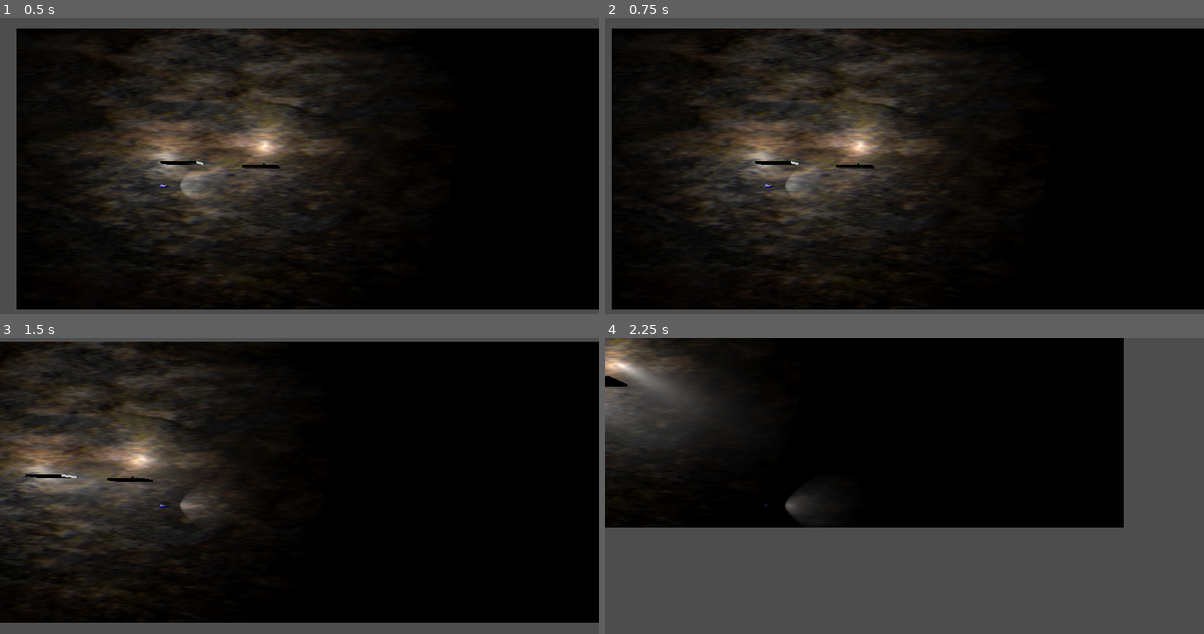
Above: before the commit, frames 1-4 (two rows, left to right).
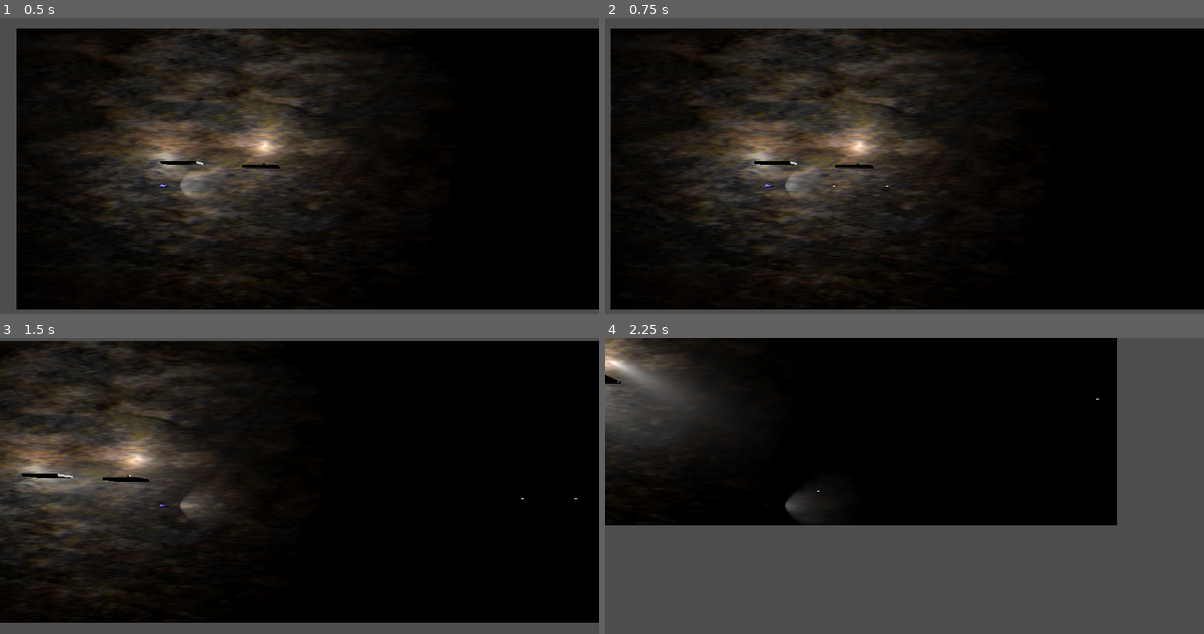
Above: after the commit, the same moments.

Repository: niclasflach/nemesis3d
Game: Godot game, scene res://Scenes/Main.tscn
Two runs of this game, one before a commit and one after it. Both use one fixed random seed, a clock stepped at 60 frames per second and the inputs below.
Inputs:
- Up to frame 1 (0.5 s): no input
- Up to frame 2 (0.75 s): tap Enter (shoot) at 0.5, 0.6 s; hold Right (ui_right) from 0.53 s (still down)
- Up to frame 3 (1.5 s): release Right (ui_right) at 1.28 s; hold Down (ui_down) from 1.28 s (still down); tap Enter (shoot) at 1.35 s
- Up to frame 4 (2.25 s): release Down (ui_down) at 2.03 s; hold Right (ui_right) from 2.03 s (still down); tap Enter (shoot) at 2.1 s

Frame 1 is identical in both runs. In frame 2, 0.2% of the frame differs, in the area x 0-48%, y 3-99%; in frame 3, 0.9%; in frame 4, 1.8%, in the area x 0-87%, y 0-65%.
Error before the commit: Attempt to call function 'instantiate' in base 'null instance' on a null instance. (res://Scripts/player.gd:47)

Commit message:
New version of godot

Diff:
--- a/Scripts/Pipe_spawener.gd
+++ b/Scripts/Pipe_spawener.gd
@@ -8,7 +8,7 @@
 
 @onready var spawn_timer = $Timer
 
-
+var instance
 
 
 # Called when the node enters the scene tree for the first time.
@@ -26,6 +26,15 @@
 
 func _on_timer_timeout():
 	print("spawning an enemy")
+	instance = enemy_to_spawn.instantiate()
+	instance.position = position
+	print("shooting")
+	print(instance.position)
+	get_parent().add_child(instance)
+
 	print(number_of_enemies ,"left")
-	spawn_timer.wait_time = spawn_interval
 	number_of_enemies = number_of_enemies -1
+	spawn_timer.stop()
+	if number_of_enemies > 0:
+		spawn_timer.wait_time = spawn_interval
+		spawn_timer.start()
--- a/Scripts/player.gd
+++ b/Scripts/player.gd
@@ -10,7 +10,7 @@
 const ACCELERATION = 5
 const FRICTION = 2
 
-var laser = load("res://laser.tscn")
+var laser = load("res://Scenes/laser.tscn")
 var instance
 # Get the gravity from the project settings to be synced with RigidBody nodes.
 var gravity = ProjectSettings.get_setting("physics/3d/default_gravity")
--- a/project.godot
+++ b/project.godot
@@ -12,49 +12,46 @@
 
 config/name="Nemesis3D"
 run/main_scene="res://Scenes/Main.tscn"
-config/features=PackedStringArray("4.2", "Forward Plus")
+config/features=PackedStringArray("4.3", "Forward Plus")
 config/icon="res://icon.svg"
-
-[display]
-
-window/size/mode=3
 
 [input]
 
 ui_left={
 "deadzone": 0.5,
-"events": [Object(InputEventKey,"resource_local_to_scene":fa …(174 unchanged characters)… l_keycode":0,"key_label":0,"unicode":0,"echo":false,"script":null)
+"events": [Object(InputEventKey,"resource_local_to_scene":fa …(174 unchanged characters)… l_keycode":0,"key_label":0,"unicode":0,"location":0,"echo":false,"script":null)
 , Object(InputEventJoypadButton,"resource_local_to_scene":false,"resource_name":"","device":0,"button_index":13,"pressure":0.0,"pressed":false,"script":null)
 , Object(InputEventJoypadMotion,"resource_local_to_scene":false,"resource_name":"","device":0,"axis":0,"axis_value":-1.0,"script":null)
-, Object(InputEventKey,"resource_local_to_scene":false,"reso …(162 unchanged characters)… keycode":65,"key_label":0,"unicode":97,"echo":false,"script":null)
+, Object(InputEventKey,"resource_local_to_scene":false,"reso …(162 unchanged characters)… keycode":65,"key_label":0,"unicode":97,"location":0,"echo":false,"script":null)
 ]
 }
 ui_right={
 "deadzone": 0.5,
-"events": [Object(InputEventKey,"resource_local_to_scene":fa …(174 unchanged characters)… l_keycode":0,"key_label":0,"unicode":0,"echo":false,"script":null)
+"events": [Object(InputEventKey,"resource_local_to_scene":fa …(174 unchanged characters)… l_keycode":0,"key_label":0,"unicode":0,"location":0,"echo":false,"script":null)
 , Object(InputEventJoypadButton,"resource_local_to_scene":false,"resource_name":"","device":0,"button_index":14,"pressure":0.0,"pressed":false,"script":null)
 , Object(InputEventJoypadMotion,"resource_local_to_scene":false,"resource_name":"","device":0,"axis":0,"axis_value":1.0,"script":null)
-, Object(InputEventKey,"resource_local_to_scene":false,"reso …(163 unchanged characters)… eycode":68,"key_label":0,"unicode":100,"echo":false,"script":null)
+, Object(InputEventKey,"resource_local_to_scene":false,"reso …(163 unchanged characters)… eycode":68,"key_label":0,"unicode":100,"location":0,"echo":false,"script":null)
 ]
 }
 ui_up={
 "deadzone": 0.5,
-"events": [Object(InputEventKey,"resource_local_to_scene":fa …(174 unchanged characters)… l_keycode":0,"key_label":0,"unicode":0,"echo":false,"script":null)
+"events": [Object(InputEventKey,"resource_local_to_scene":fa …(174 unchanged characters)… l_keycode":0,"key_label":0,"unicode":0,"location":0,"echo":false,"script":null)
 , Object(InputEventJoypadButton,"resource_local_to_scene":false,"resource_name":"","device":0,"button_index":11,"pressure":0.0,"pressed":false,"script":null)
 , Object(InputEventJoypadMotion,"resource_local_to_scene":false,"resource_name":"","device":0,"axis":1,"axis_value":-1.0,"script":null)
-, Object(InputEventKey,"resource_local_to_scene":false,"reso …(163 unchanged characters)… eycode":87,"key_label":0,"unicode":119,"echo":false,"script":null)
+, Object(InputEventKey,"resource_local_to_scene":false,"reso …(163 unchanged characters)… eycode":87,"key_label":0,"unicode":119,"location":0,"echo":false,"script":null)
 ]
 }
 ui_down={
 "deadzone": 0.5,
-"events": [Object(InputEventKey,"resource_local_to_scene":fa …(174 unchanged characters)… l_keycode":0,"key_label":0,"unicode":0,"echo":false,"script":null)
+"events": [Object(InputEventKey,"resource_local_to_scene":fa …(174 unchanged characters)… l_keycode":0,"key_label":0,"unicode":0,"location":0,"echo":false,"script":null)
 , Object(InputEventJoypadButton,"resource_local_to_scene":false,"resource_name":"","device":0,"button_index":12,"pressure":0.0,"pressed":false,"script":null)
 , Object(InputEventJoypadMotion,"resource_local_to_scene":false,"resource_name":"","device":0,"axis":1,"axis_value":1.0,"script":null)
-, Object(InputEventKey,"resource_local_to_scene":false,"reso …(163 unchanged characters)… eycode":83,"key_label":0,"unicode":115,"echo":false,"script":null)
+, Object(InputEventKey,"resource_local_to_scene":false,"reso …(163 unchanged characters)… eycode":83,"key_label":0,"unicode":115,"location":0,"echo":false,"script":null)
 ]
 }
 shoot={
 "deadzone": 0.5,
-"events": [Object(InputEventKey,"resource_local_to_scene":fa …(175 unchanged characters)… ode":4194309,"key_label":0,"unicode":0,"echo":false,"script":null)
+"events": [Object(InputEventKey,"resource_local_to_scene":fa …(175 unchanged characters)… ode":4194309,"key_label":0,"unicode":0,"location":0,"echo":false,"script":null)
+, Object(InputEventKey,"resource_local_to_scene":false,"resource_name":"","device":-1,"window_id":0,"alt_pressed":false,"shift_pressed":false,"ctrl_pressed":false,"meta_pressed":false,"pressed":false,"keycode":0,"physical_keycode":32,"key_label":0,"unicode":32,"location":0,"echo":false,"script":null)
 ]
 }
Not shown, changed: resources/models/bar.glb.import
Not shown, changed: resources/models/mine.glb.import
Not shown, changed: resources/models/pipe_spawner.glb.import
Not shown, changed: resources/models/ship_a.glb.import
Not shown, changed: resources/models/wall.glb.import
